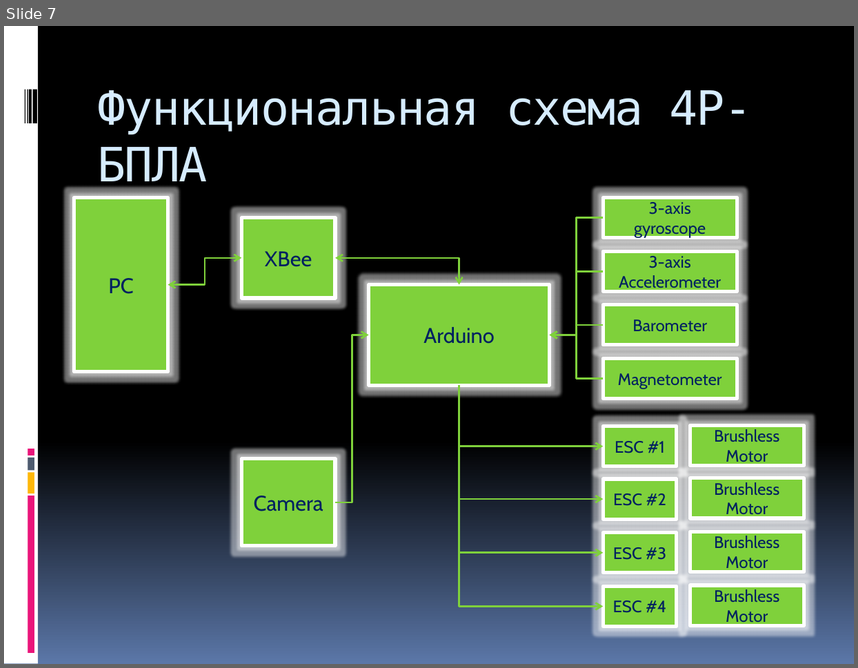
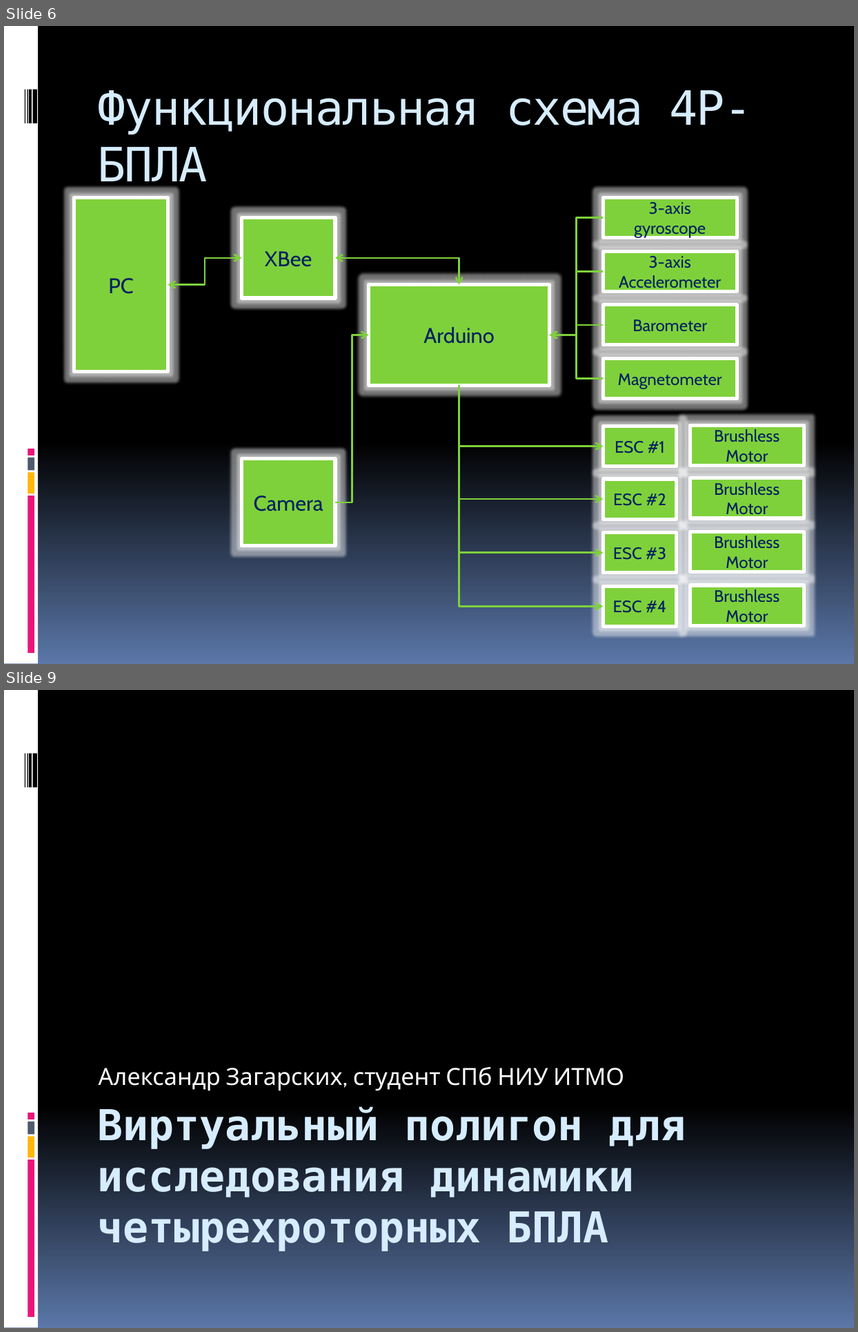
Before and after one commit to Jacobi20/quadro-xds, a slide deck: Docs/Medias2012.pptx. Shown one above the other, each under a label of ours: slide 7 before the commit, slides 6 and 9 after it; the slides between them are not shown. The pictures are 858x668 and 858x1332 pixels, drawn with LibreOffice and Linux fonts; fonts in the diff are those of the drawing. Boxes give left, top, right and bottom in pixels: in the first picture for what was removed or moved away, otherwise in the second. Text is boxed around its words. In the diff, an @@ line names an element or a change of style, - is before the commit and + after.

```diff
--- a/Docs/Medias2012.pptx
+++ b/Docs/Medias2012.pptx
@@ slide 9 added at [4,690,854,1328], background gradient #000000 to #5B77A8; not listed: 9 template elements that a slide beside it also shows @@
@@ subtitle added at [99,1067,624,1091], 20 pt, text #FFFFFF @@
+Александр Загарских, студент СПб НИУ ИТМО
@@ title added at [97,1106,686,1251], 36 pt, text #D6ECFF, bold @@
+Виртуальный полигон для исследования динамики четырехроторных БПЛА
@@ what was slide 7 is now slide 6 @@
```
Also in this commit, not shown: 2 slides changed, 6 other slides added.
